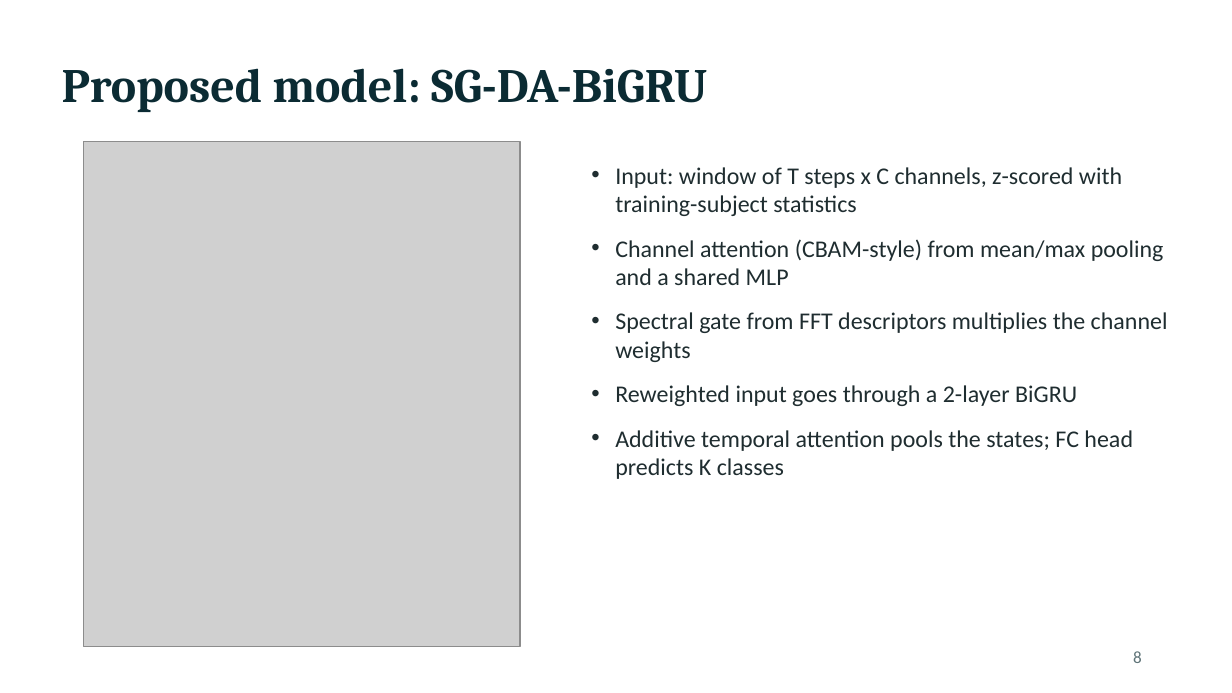
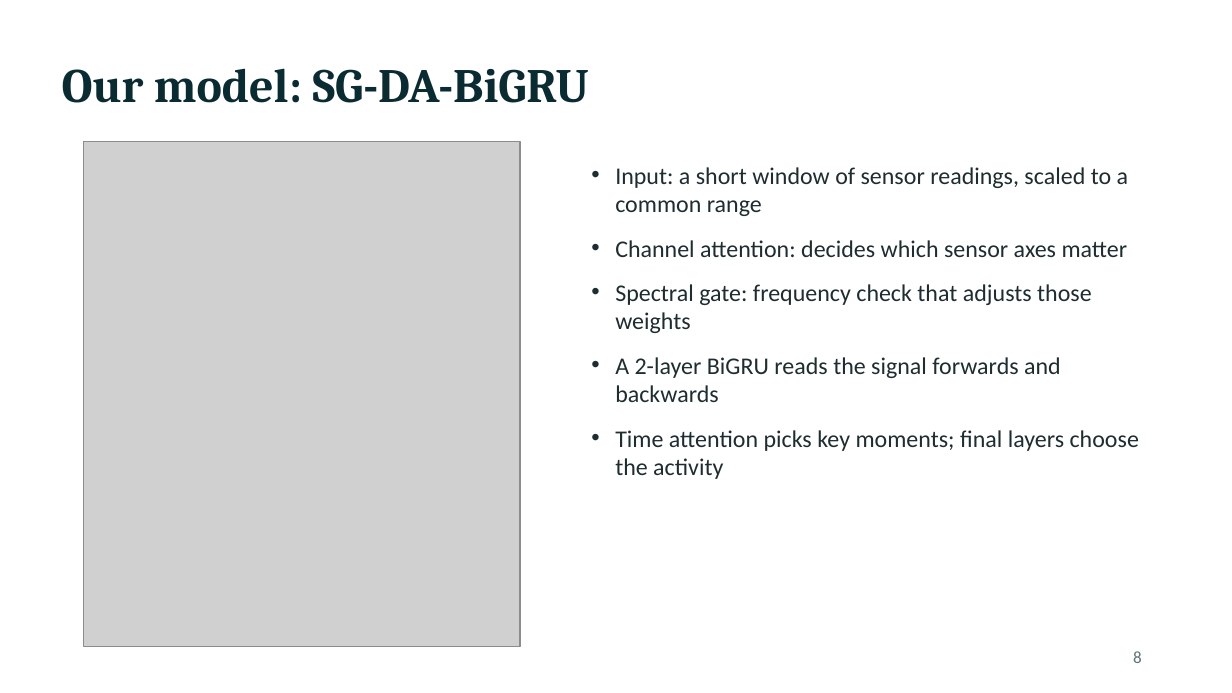
Before and after one commit to himanshmunjal/Dual-attention-HAR, a slide deck: slide 8 of presentation/HAR_Review_Presentation.pptx. Drawn at 1232x693 pixels with LibreOffice and Linux fonts; fonts in the diff are those of the drawing; grey boxes stand for pictures. Boxes give left, top, right and bottom in pixels: in the first picture for what was removed or moved away, otherwise in the second. Text is boxed around its words. In the diff, an @@ line names an element or a change of style, - is before the commit and + after.

```diff
--- a/presentation/HAR_Review_Presentation.pptx
+++ b/presentation/HAR_Review_Presentation.pptx
@@ title at bbox=[62, 68, 589, 103]: text changed @@
-Proposed model: SG-DA-BiGRU
+Our model: SG-DA-BiGRU
@@ text at bbox=[615, 167, 1139, 479]: text changed @@
-• Input: window of T steps x C channels, z-scored with training-subject statistics
-• Channel attention (CBAM-style) from mean/max pooling and a shared MLP
-• Spectral gate from FFT descriptors multiplies the channel weights
-• Reweighted input goes through a 2-layer BiGRU
-• Additive temporal attention pools the states; FC head predicts K classes
+• Input: a short window of sensor readings, scaled to a common range
+• Channel attention: decides which sensor axes matter
+• Spectral gate: frequency check that adjusts those weights
+• A 2-layer BiGRU reads the signal forwards and backwards
+• Time attention picks key moments; final layers choose the activity
```
Also in this commit, not shown: 21 other slides changed, 17 other files.
